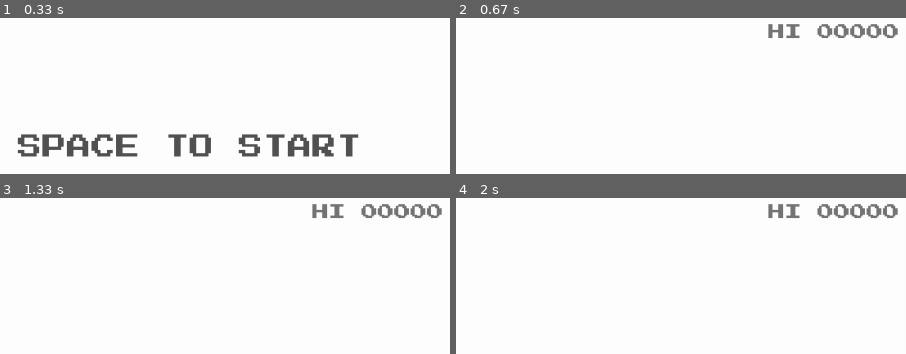
Above: before the commit, frames 1-4 (two rows, left to right).
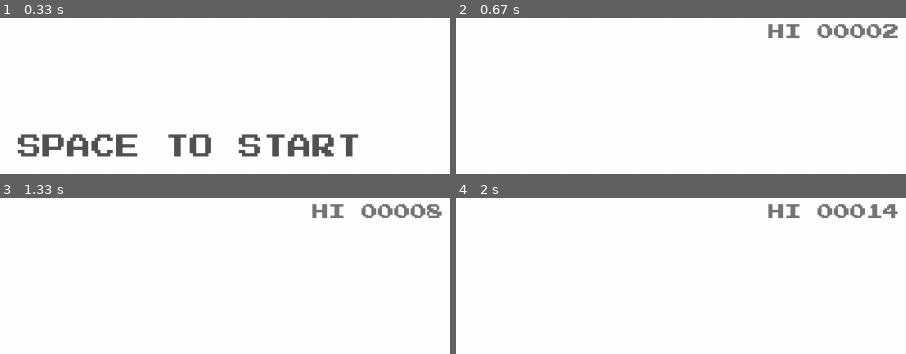
Above: after the commit, the same moments.

Repository: VedantGawande/Dino-pygame
Game: pygame game, started from update_3.py
Two runs of this game, one before a commit and one after it. Both use one fixed random seed, a clock stepped at 60 frames per second and the inputs below.
Inputs:
- Up to frame 1 (0.33 s): no input
- Up to frame 2 (0.67 s): hold Up from 0.33 s (still down)
- Up to frame 3 (1.33 s): release Up at 0.8 s; hold Down 0.83-1.13 s; hold Up from 1.17 s (still down)
- Up to frame 4 (2 s): release Up at 1.53 s; hold Down 1.57-1.93 s; hold Up from 1.97 s (still down)
The pictures show only the part of the screen within x 37-87%, y 0-50%; the shares and areas given below are measured in that part.

Frame 1 is identical in both runs. In frame 2, 0.2% of the frame differs, in the area x 94-99%, y 3-13%; in frame 3, 0.1%; in frame 4, 0.4%, in the area x 91-99%, y 3-13%.

Commit message:
Update update_3.py

Diff:
--- a/update_3.py
+++ b/update_3.py
@@ -287,6 +287,7 @@
 
         screen.fill((255,255,255))
 
+        update_high_score()
         update_speed()
         play_sound_score()
 
